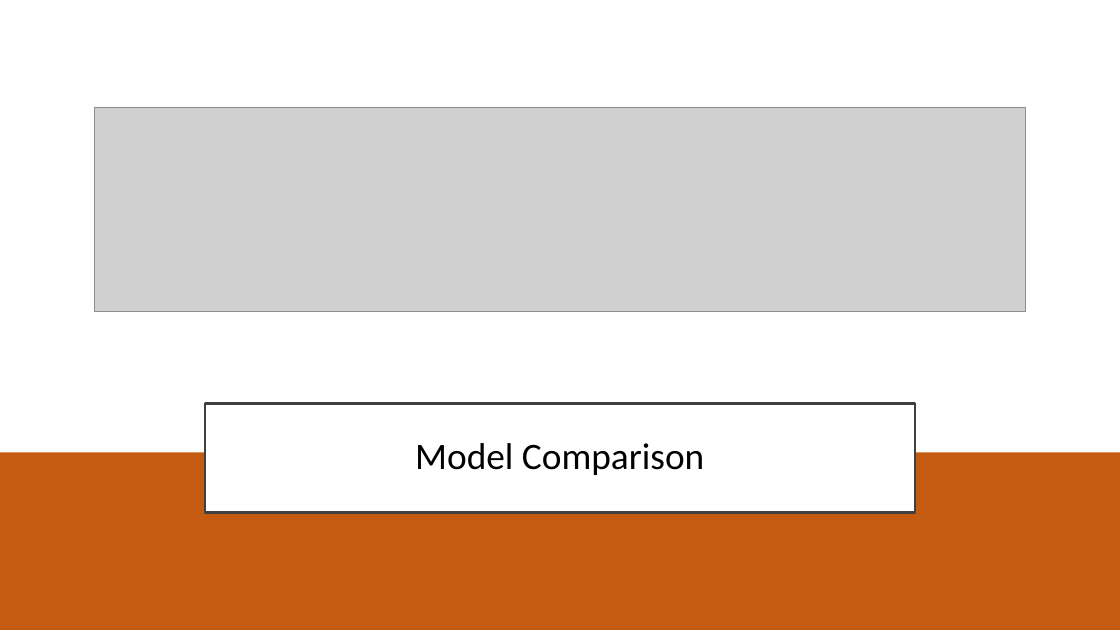
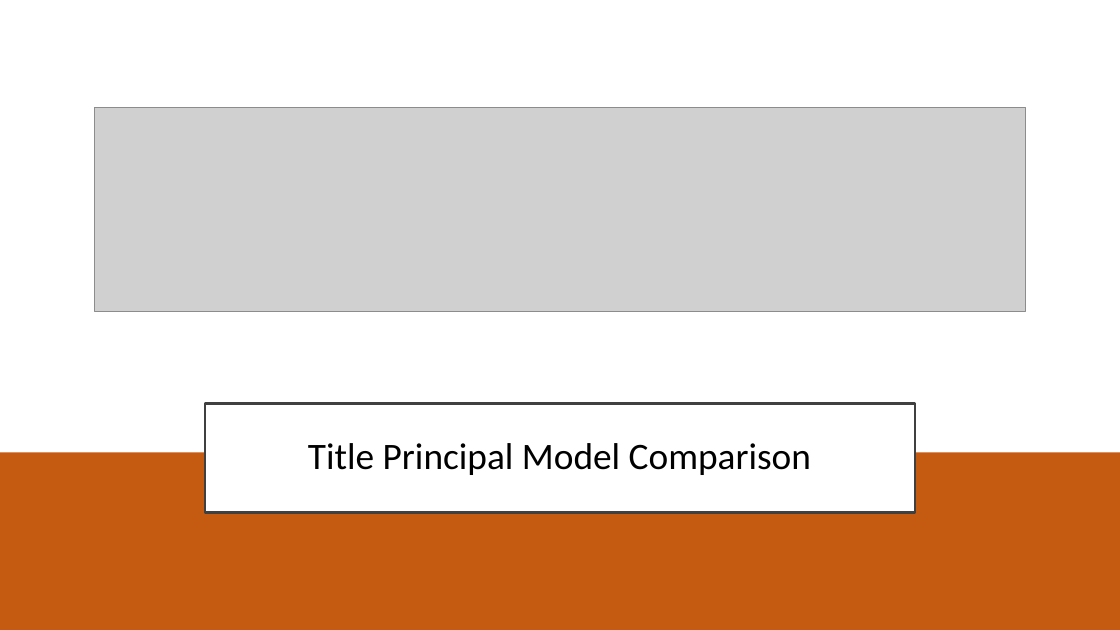
Before and after one commit to dniedermier-cscc/Scrum-Lords-Capstone-2018, a slide deck: slide 23 of Presentation/ScrumLords_Capstone.pptx (slide 18 before the commit). Drawn at 1120x630 pixels with LibreOffice and Linux fonts; fonts in the diff are those of the drawing; grey boxes stand for pictures. Boxes give left, top, right and bottom in pixels: in the first picture for what was removed or moved away, otherwise in the second. Text is boxed around its words. In the diff, an @@ line names an element or a change of style, - is before the commit and + after.

```diff
--- a/Presentation/ScrumLords_Capstone.pptx
+++ b/Presentation/ScrumLords_Capstone.pptx
@@ text in rectangle at (308,443,811,475): text changed @@
-Model Comparison
+Title Principal Model Comparison
```
Also in this commit, not shown: 8 other slides changed, 5 slides added, 1 slide removed, 1 other file.
